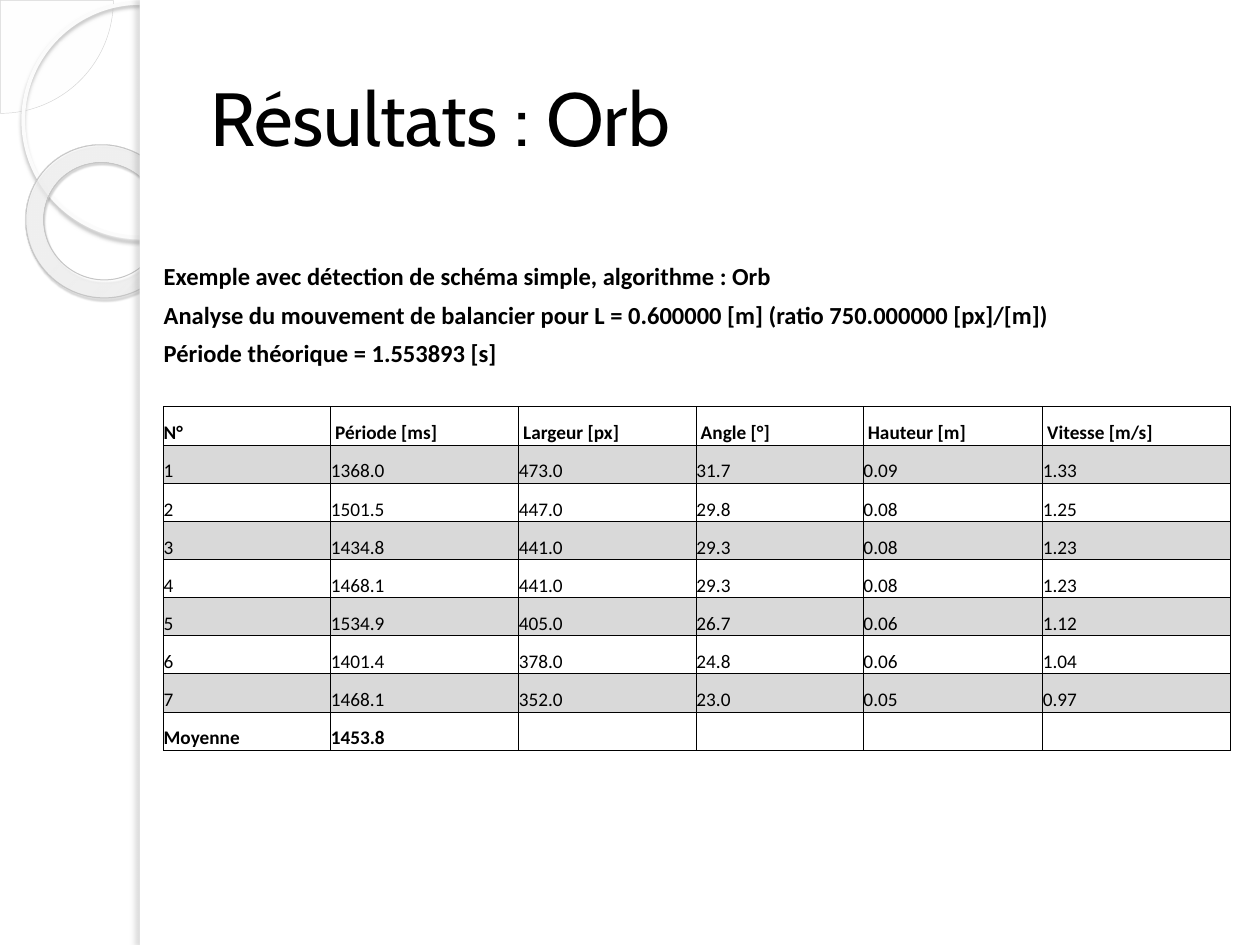
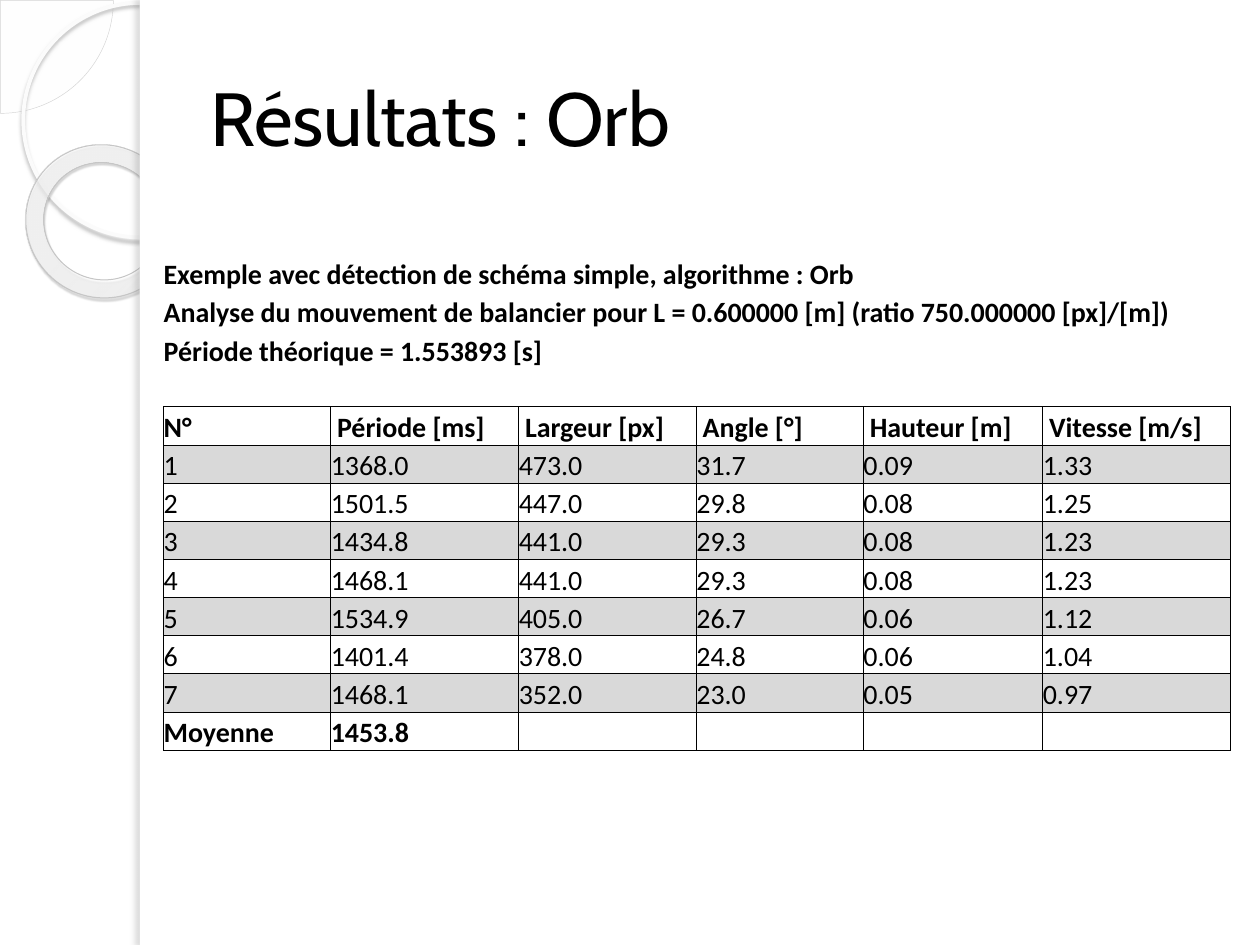
Before and after one commit to ChristopheBolinhas/Balancier, a slide deck: slide 15 of Présentation.pptx. Drawn at 1260x945 pixels with LibreOffice and Linux fonts; fonts in the diff are those of the drawing; background and template pictures are left out. Boxes give left, top, right and bottom in pixels: in the first picture for what was removed or moved away, otherwise in the second. Text is boxed around its words. In the diff, an @@ line names an element or a change of style, - is before the commit and + after.

```diff
--- a/Présentation.pptx
+++ b/Présentation.pptx
@@ table at [164, 255, 1231, 751] @@
@@ size 14 to 16 pt in "Exemple avec détection de schéma simple, algorithme ...", "Analyse du mouvement de balancier pour L ...", "Période théorique = 1.553893 [s]" @@
@@ size 11 to 16 pt in "N°", "Période [ms]", "Largeur [px]", "Angle [°]" and 46 more places @@
```
Also in this commit, not shown: 5 other slides changed.
